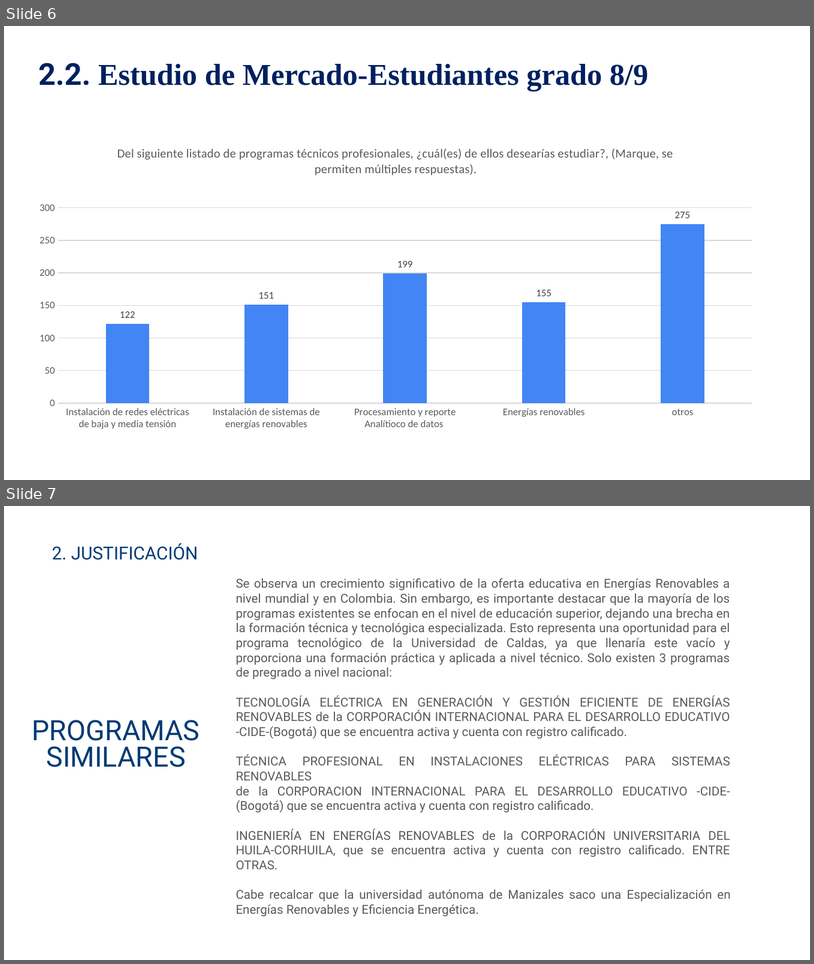
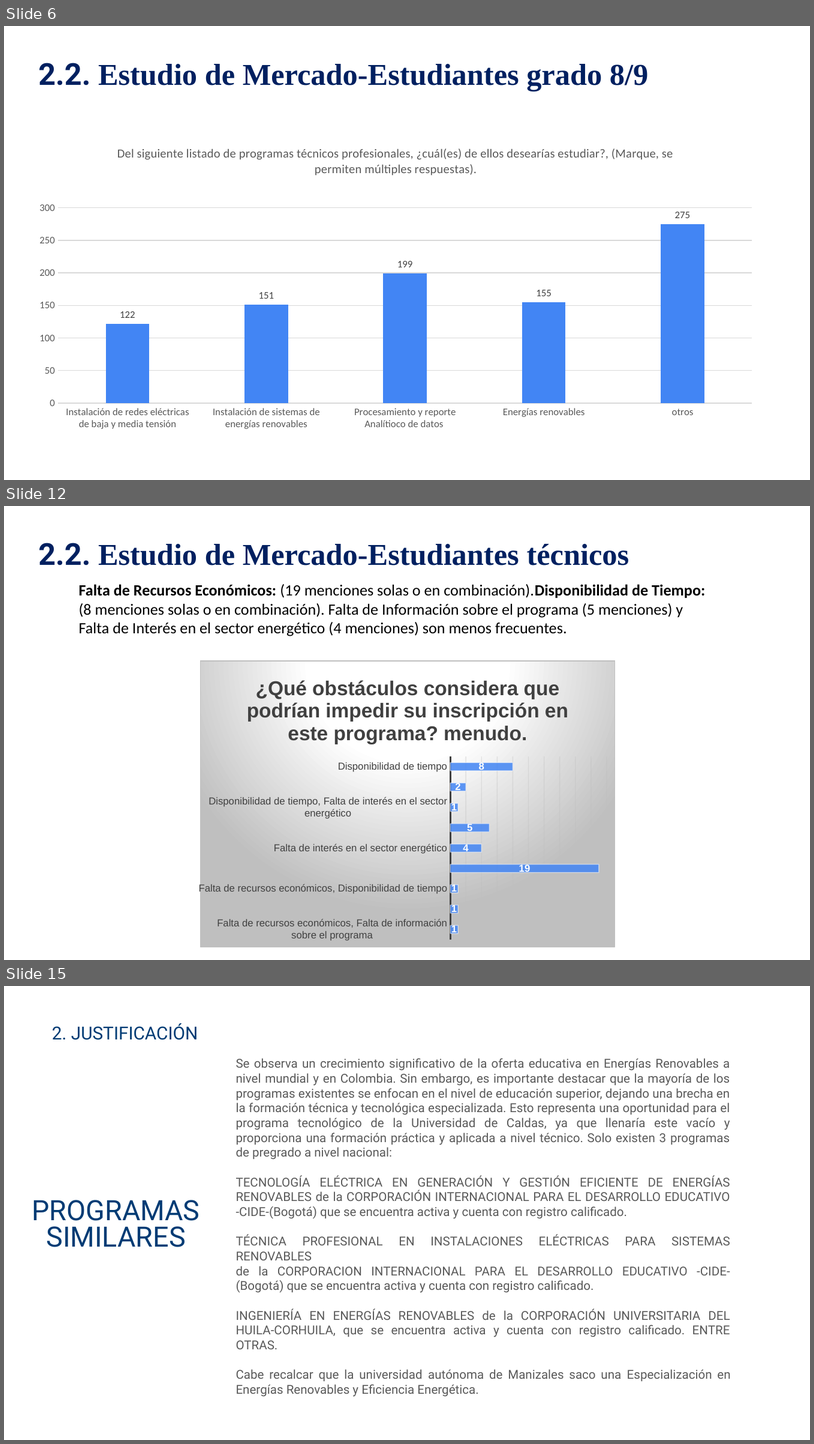
Before and after one commit to DanielVickG87/TECNOLOGIA_ELECTRICA_EN_GENERACION_Y_GESTION_EFICIENTE_DE_ENERGIAS_RENOVABLES, a slide deck: Presentación decanatura TECNOLOGÍA ELÉCTRICA EN GENERACIÓN Y GESTIÓN EFICIENTE DE ENERGÍAS RENOVABLES.pptx. Shown one above the other, each under a label of ours: slides 6 and 7 before the commit, slides 6, 12 and 15 after it; the slides between them are not shown. The pictures are 814x964 and 814x1444 pixels, drawn with LibreOffice and Linux fonts; fonts in the diff are those of the drawing; background and template pictures are left out. Boxes give left, top, right and bottom in pixels: in the first picture for what was removed or moved away, otherwise in the second. Text is boxed around its words. In the diff, an @@ line names an element or a change of style, - is before the commit and + after.

```diff
--- a/Presentación decanatura TECNOLOGÍA ELÉCTRICA EN GENERACIÓN Y GESTIÓN EFICIENTE DE ENERGÍAS RENOVABLES.pptx
+++ b/Presentación decanatura TECNOLOGÍA ELÉCTRICA EN GENERACIÓN Y GESTIÓN EFICIENTE DE ENERGÍAS RENOVABLES.pptx
@@ slide 12 added at bbox=[4, 506, 810, 960], background picture (left out) @@
@@ text added at bbox=[38, 543, 630, 565], 27 pt, text #002060, bold @@
+2.2. Estudio de Mercado-Estudiantes técnicos
@@ text added at bbox=[79, 584, 705, 636], 14 pt, text #000000 @@
+Falta de Recursos Económicos: (19 menciones solas o en combinación).Disponibilidad de Tiempo: (8 menciones solas o en combinación). Falta de Información sobre el programa (5 menciones) y Falta de Interés en el sector energético (4 menciones) son menos frecuentes.
@@ bar stacked chart added at bbox=[198, 660, 615, 946] @@
+title "¿Qué obstáculos considera que podrían impedir su inscripción en este programa? menudo. "
+categories: Disponibilidad de tiempo, Disponibilidad de tiempo, Falta de información sobre el programa, Disponibilidad de tiempo, Falta de interés en el sector energético, Falta de información sobre el programa, Falta de interés en el sector energético, Falta de recursos económicos, Falta de recursos económicos, Disponibilidad de tiempo, Falta de recursos económicos, Disponibilidad de tiempo, Falta de información sobre el programa, Falta de recursos económicos, Falta de información sobre el programa
+Series 1: 8, 2, 1, 5, 4, 19, 1, 1, 1
@@ what was slide 7 is now slide 15 @@
```
Also in this commit, not shown: 7 other slides added, 1 slide removed, 3 other files.
